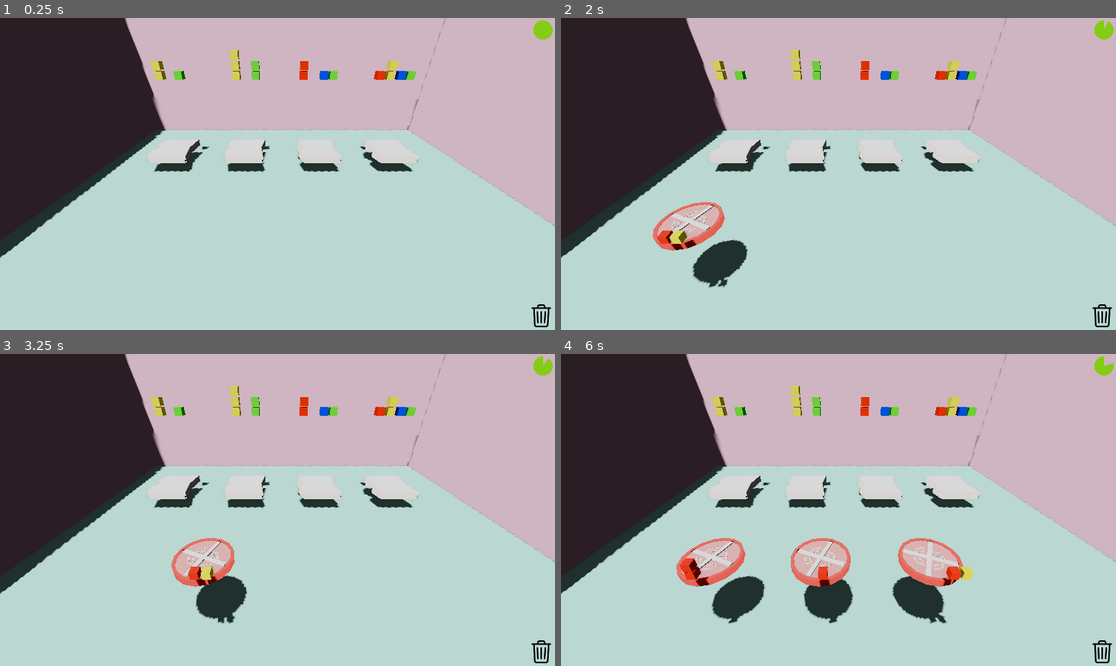
Above: before the commit, frames 1-4 (two rows, left to right).
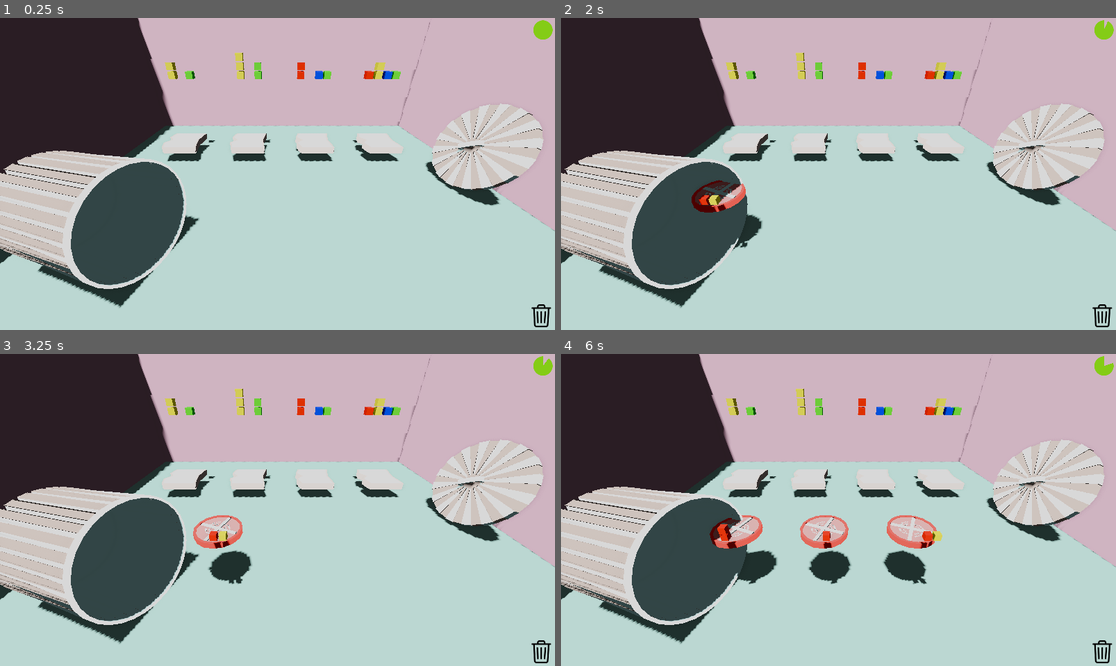
Above: after the commit, the same moments.

Repository: gabrield67/Sandwich-Shop
Game: Godot game, scene res://scenes/game.tscn
The game is run twice, just before and just after one commit, with the same random seed, the same clock (stepped at 60 frames per second) and the same inputs.
Inputs (mouse positions are in pixels of both pictures, inside the frame that each line leads up to):
- Up to frame 1 (0.25 s): no input
- Up to frame 2 (2 s): tap Enter at 0.5 s; move the mouse to (960, 158) at 0.52 s; click (960, 158) at 0.67 s; tap Space at 1.25 s; move the mouse to (727, 189) at 1.27 s; click (727, 189) at 1.42 s
- Up to frame 3 (3.25 s): move the mouse to (333, 441) at 2.02 s; click (333, 441) at 2.17 s; move the mouse to (249, 572) at 2.77 s; click (249, 572) at 2.92 s
- Up to frame 4 (6 s): move the mouse to (1005, 556) at 3.52 s; click (1005, 556) at 3.67 s; move the mouse to (672, 463) at 4.27 s; click (672, 463) at 4.42 s; move the mouse to (866, 510) at 5.02 s; click (866, 510) at 5.17 s; move the mouse to (755, 432) at 5.77 s; click (755, 432) at 5.92 s

The runs differ from the first frame. In frame 1, 20% of the frame differs, in the area x 0-100%, y 0-93%; in frame 2, 20%; in frame 3, 23%; in frame 4, 27%.

Commit message:
trashcan base and lid, raccoon head

Diff:
--- /dev/null
+++ b/colors/trashGray.tres
@@ -0,0 +1,7 @@
+[gd_resource type="StandardMaterial3D" format=3 uid="uid://cujwxnb7cugkl"]
+
+[resource]
+diffuse_mode = 3
+specular_mode = 1
+albedo_color = Color(0.6039216, 0.5568628, 0.5294118, 1)
+roughness = 0.0
--- /dev/null
+++ b/models/trash_base.tscn
@@ -0,0 +1,11 @@
+[gd_scene format=3 uid="uid://yahuxvrjhitd"]
+
+[ext_resource type="PackedScene" uid="uid://cnkdhsttbxh06" path="res://models/trashBase.glb" id="1_jkyyb"]
+[ext_resource type="Material" uid="uid://dbct6i3fm0wjg" path="res://colors/tomatoWhite.tres" id="2_3b2vs"]
+[ext_resource type="Material" uid="uid://cujwxnb7cugkl" path="res://colors/trashGray.tres" id="3_vep06"]
+
+[node name="trashBase" unique_id=1689667389 instance=ExtResource("1_jkyyb")]
+
+[node name="Cylinder" parent="." index="0" unique_id=779801437]
+surface_material_override/0 = ExtResource("2_3b2vs")
+surface_material_override/1 = ExtResource("3_vep06")
--- /dev/null
+++ b/models/trash_lid.tscn
@@ -0,0 +1,15 @@
+[gd_scene format=3 uid="uid://dt2rm3uiki2lg"]
+
+[ext_resource type="PackedScene" uid="uid://ctynqv3g1knqx" path="res://models/trashLid.glb" id="1_ew1j4"]
+[ext_resource type="Material" uid="uid://cujwxnb7cugkl" path="res://colors/trashGray.tres" id="2_guh83"]
+[ext_resource type="Material" uid="uid://dbct6i3fm0wjg" path="res://colors/tomatoWhite.tres" id="3_8w3sn"]
+
+[node name="trashLid" unique_id=1689766337 instance=ExtResource("1_ew1j4")]
+
+[node name="Cylinder" parent="." index="0" unique_id=736435015]
+surface_material_override/0 = ExtResource("2_guh83")
+surface_material_override/1 = ExtResource("3_8w3sn")
+
+[node name="Cube" parent="." index="1" unique_id=2084711053]
+transform = Transform3D(0.058, 0, 0, 0, 0.058, 0, 0, 0, 0.058, 0, 0.1906586, 0.18414935)
+surface_material_override/0 = ExtResource("3_8w3sn")
--- /dev/null
+++ b/raccoon_head.tscn
@@ -0,0 +1,45 @@
+[gd_scene format=3 uid="uid://caddp2wlf43k2"]
+
+[ext_resource type="PackedScene" uid="uid://bgbau62uytqd5" path="res://models/raccoonHead.glb" id="1_ousl6"]
+[ext_resource type="Material" uid="uid://cujwxnb7cugkl" path="res://colors/trashGray.tres" id="2_f4w7d"]
+[ext_resource type="Material" uid="uid://c58kryccqh2qk" path="res://colors/breadBrown.tres" id="3_eku7j"]
+[ext_resource type="Material" uid="uid://dbct6i3fm0wjg" path="res://colors/tomatoWhite.tres" id="4_lnwa2"]
+[ext_resource type="Material" uid="uid://8kf6dv73p3lv" path="res://colors/fishCharcoal.tres" id="5_ko7r5"]
+[ext_resource type="Material" uid="uid://cyyp7dpy6ma8" path="res://colors/tomatoRed.tres" id="6_dvv7g"]
+
+[sub_resource type="SphereMesh" id="SphereMesh_b0vlw"]
+
+[node name="raccoonHead" unique_id=1241450067 instance=ExtResource("1_ousl6")]
+
+[node name="Cylinder" parent="." index="0" unique_id=690829603]
+surface_material_override/0 = ExtResource("2_f4w7d")
+
+[node name="Cylinder_001" parent="." index="1" unique_id=22450638]
+surface_material_override/0 = ExtResource("2_f4w7d")
+surface_material_override/1 = ExtResource("3_eku7j")
+
+[node name="Cylinder_002" parent="." index="2" unique_id=1762850606]
+surface_material_override/0 = ExtResource("2_f4w7d")
+surface_material_override/1 = ExtResource("3_eku7j")
+
+[node name="Cube" parent="." index="3" unique_id=1253062964]
+surface_material_override/0 = ExtResource("4_lnwa2")
+
+[node name="Cube_001" parent="." index="4" unique_id=98080658]
+surface_material_override/0 = ExtResource("5_ko7r5")
+
+[node name="Cylinder_003" parent="." index="5" unique_id=1476423244]
+surface_material_override/0 = ExtResource("5_ko7r5")
+
+[node name="Cylinder_004" parent="." index="6" unique_id=1047620435]
+surface_material_override/0 = ExtResource("5_ko7r5")
+
+[node name="MeshInstance3D" type="MeshInstance3D" parent="." index="7" unique_id=584003007]
+transform = Transform3D(0.325, 0, 0, 0, 0.325, 0, 0, 0, 0.325, -0.34050924, 0.16007021, -1.0303514)
+mesh = SubResource("SphereMesh_b0vlw")
+surface_material_override/0 = ExtResource("6_dvv7g")
+
+[node name="MeshInstance3D2" type="MeshInstance3D" parent="." index="8" unique_id=1189742555]
+transform = Transform3D(0.325, 0, 0, 0, 0.325, 0, 0, 0, 0.325, 0.3436672, 0.16007021, -1.0303514)
+mesh = SubResource("SphereMesh_b0vlw")
+surface_material_override/0 = ExtResource("6_dvv7g")
--- a/scenes/game.tscn
+++ b/scenes/game.tscn
@@ -8,7 +8,9 @@
 [ext_resource type="AudioStream" uid="uid://bhebxqcor48g" path="res://sounds/bell_01_rubber_duck_oga.ogg" id="7_gee14"]
 [ext_resource type="AudioStream" uid="uid://b54m7lsq21hkc" path="res://sounds/spring_07_rubber_duck.ogg" id="8_0tnpc"]
 [ext_resource type="AudioStream" uid="uid://cuwtp2lhf4g5" path="res://sounds/music/rpg_brandon_morris_oga_hael_DB.ogg" id="8_gee14"]
-[ext_resource type="PackedScene" path="res://models/walls.tscn" id="9_0tnpc"]
+[ext_resource type="PackedScene" uid="uid://b4kkoakbexh8r" path="res://models/walls.tscn" id="9_0tnpc"]
+[ext_resource type="PackedScene" uid="uid://yahuxvrjhitd" path="res://models/trash_base.tscn" id="10_kvpfn"]
+[ext_resource type="PackedScene" uid="uid://dt2rm3uiki2lg" path="res://models/trash_lid.tscn" id="11_dinhu"]
 
 [sub_resource type="BoxShape3D" id="BoxShape3D_8cj0n"]
 
@@ -47,6 +49,7 @@
 [node name="DirectionalLight3D" type="DirectionalLight3D" parent="." unique_id=1180750594]
 transform = Transform3D(0.96228284, -0.25890213, -0.08355648, 0.11845097, 0.12223191, 0.985408, -0.24491102, -0.95813835, 0.14828888, 0, 8.340313, -0.60483086)
 shadow_enabled = true
+shadow_bias = 0.298
 
 [node name="Floor" type="StaticBody3D" parent="." unique_id=314118659]
 
@@ -62,7 +65,7 @@
 transform = Transform3D(1, 0, 0, 0, 0.25881907, 0.9659258, 0, -0.9659258, 0.25881907, 0, 0, 0)
 
 [node name="Camera3D" type="Camera3D" parent="Camera Pivot" unique_id=1031999790]
-transform = Transform3D(1, 0, 0, 0, 0.7253744, -0.68835455, 0, 0.68835455, 0.7253744, 0, -8.785, 10.6)
+transform = Transform3D(1, 0, 0, 0, 0.7253744, -0.68835455, 0, 0.68835455, 0.7253744, 0, -10.565, 11.29)
 environment = SubResource("Environment_0tnpc")
 fov = 72.8
 
@@ -101,5 +104,15 @@
 autoplay = true
 parameters/looping = true
 
-[node name="Walls" parent="." unique_id=915657737 instance=ExtResource("9_0tnpc")]
+[node name="LevelSet" type="Node3D" parent="." unique_id=800213077]
+
+[node name="Walls" parent="LevelSet" unique_id=915657737 instance=ExtResource("9_0tnpc")]
 transform = Transform3D(1.5, 0, 0, 0, 1.5, 0, 0, 0, 1.5, 6.0186763, 0, 0)
+
+[node name="WholeTrash" type="Node3D" parent="LevelSet" unique_id=952600015]
+
+[node name="trashBase" parent="LevelSet/WholeTrash" unique_id=1689667389 instance=ExtResource("10_kvpfn")]
+transform = Transform3D(0.6465175, 2.0476813, 0.10731447, 0, 0.11252235, -2.1470535, -2.0504916, 0.6456315, 0.033836126, -7.06, 2.6, 6.785)
+
+[node name="trashLid" parent="LevelSet/WholeTrash" unique_id=1689766337 instance=ExtResource("11_dinhu")]
+transform = Transform3D(-0.53685117, -2.3161678, -0.77275985, -1.9109306, 0.89108145, -1.3432491, 1.519913, 0.30222622, -1.9617655, 11.705, 3.005, 1.74)
Binary file added: models/raccoonHead.glb
Not shown, added: models/raccoonHead.glb.import
Binary file added: models/trashBase.glb
Not shown, added: models/trashBase.glb.import
Binary file added: models/trashLid.glb
Not shown, added: models/trashLid.glb.import
